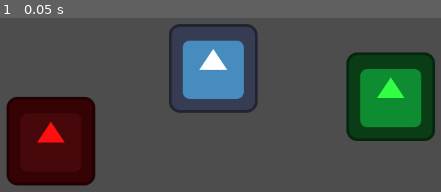
Above: before the commit, frame 1.
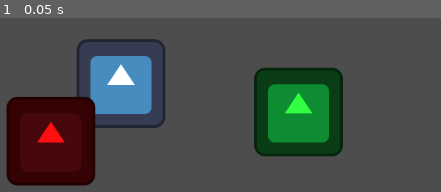
Above: after the commit, the same moment.

Repository: GustJc/godot_node_disabler_addon
Game: Godot game, scene res://test_world.tscn
Two runs of this game, one before a commit and one after it. Both use one fixed random seed, a clock stepped at 60 frames per second and the inputs below. The project has no main scene, so this scene is started directly. The engine's default icon, where the game draws it, is replaced by a stand-in: a white triangle on a blue panel in a dark square.
Inputs:
- Up to frame 1 (0.05 s): no input

The runs differ from the first frame. In frame 1, 32% of the frame differs, in the area x 17-99%, y 3-80%.

Commit message:
All basic functionality working

Diff:
--- a/test_world.tscn
+++ b/test_world.tscn
@@ -3,14 +3,12 @@
 [ext_resource type="Texture2D" uid="uid://btj5smowfx3qn" path="res://icon.svg" id="1_dxppu"]
 
 [node name="TestWorld" type="Node2D"]
-metadata/_edit_lock_ = true
 
 [node name="Icon" type="Sprite2D" parent="."]
-position = Vector2(554, 243)
+position = Vector2(421, 265)
 texture = ExtResource("1_dxppu")
 
 [node name="Icon2" type="Sprite2D" parent="Icon"]
-process_mode = 4
 modulate = Color(0.1875, 1, 0.257324, 1)
 position = Vector2(256, 41)
 texture = ExtResource("1_dxppu")
@@ -21,5 +19,3 @@
 texture = ExtResource("1_dxppu")
 
 [node name="Node" type="Node" parent="."]
-
-[node name="Polygon2D" type="Polygon2D" parent="."]
--- a/test_world3d.tscn
+++ b/test_world3d.tscn
@@ -2,5 +2,12 @@
 
 [node name="Node3D" type="Node3D"]
 
-[node name="Node3D" type="Node3D" parent="."]
-metadata/_edit_group_ = true
+[node name="CSGBox3D" type="CSGBox3D" parent="."]
+transform = Transform3D(1, 0, 0, 0, 1, 0, 0, 0, 1, 0, -0.0946182, 0)
+size = Vector3(7.33569, 0.417969, 5.9021)
+
+[node name="CSGBox3D" type="CSGBox3D" parent="CSGBox3D"]
+transform = Transform3D(1, 0, 0, 0, 1, 0, 0, 0, 1, 0, 0.6, 0)
+
+[node name="CSGBox3D2" type="CSGBox3D" parent="."]
+transform = Transform3D(1, 0, 0, 0, 1, 0, 0, 0, 1, -2.11232, 0.505382, 0)
Not shown, changed: addons/node_disabler/node_disabler.gd
Not shown, changed: addons/node_disabler/plugin.cfg
Not shown, added: addons/node_disabler/toggle_disable_shortcut.tres
